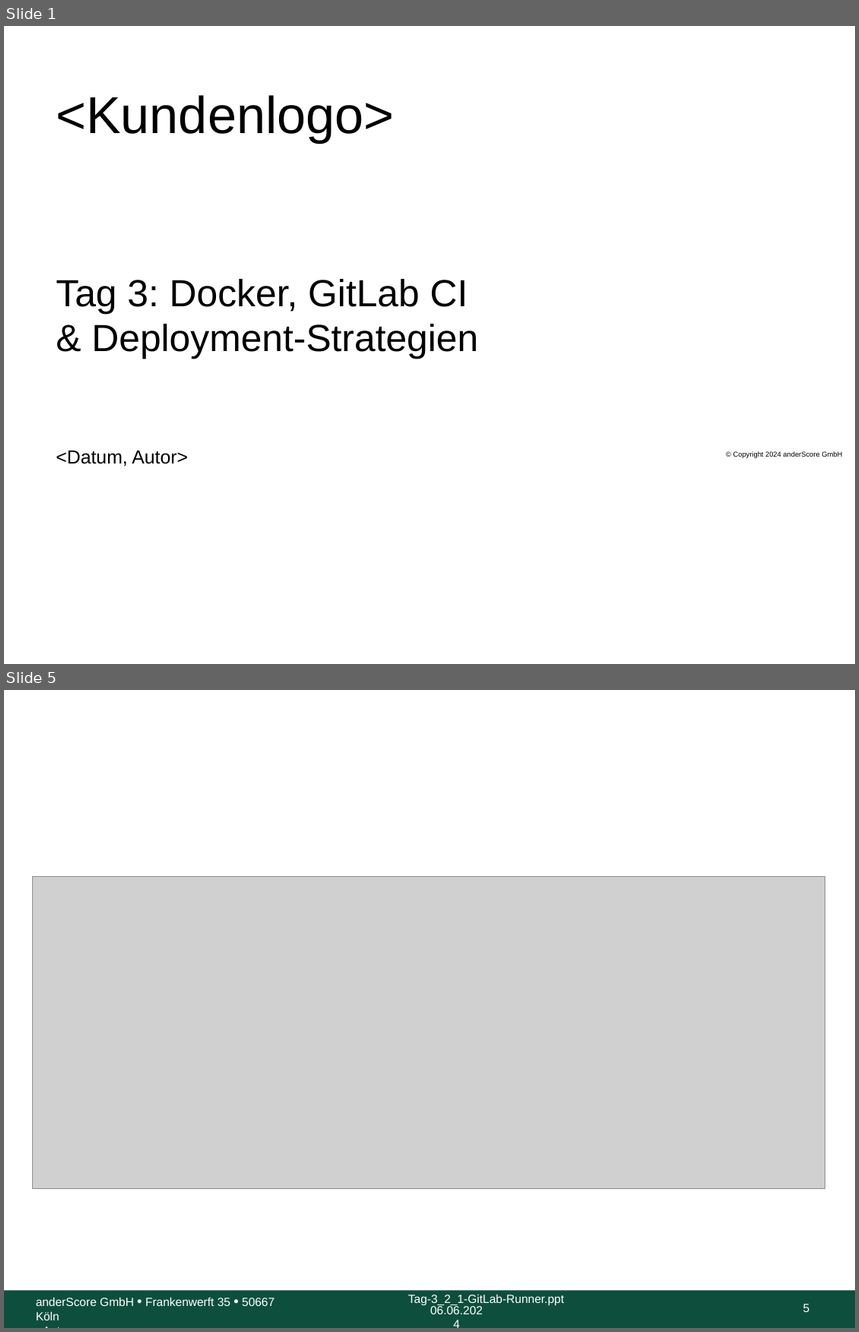
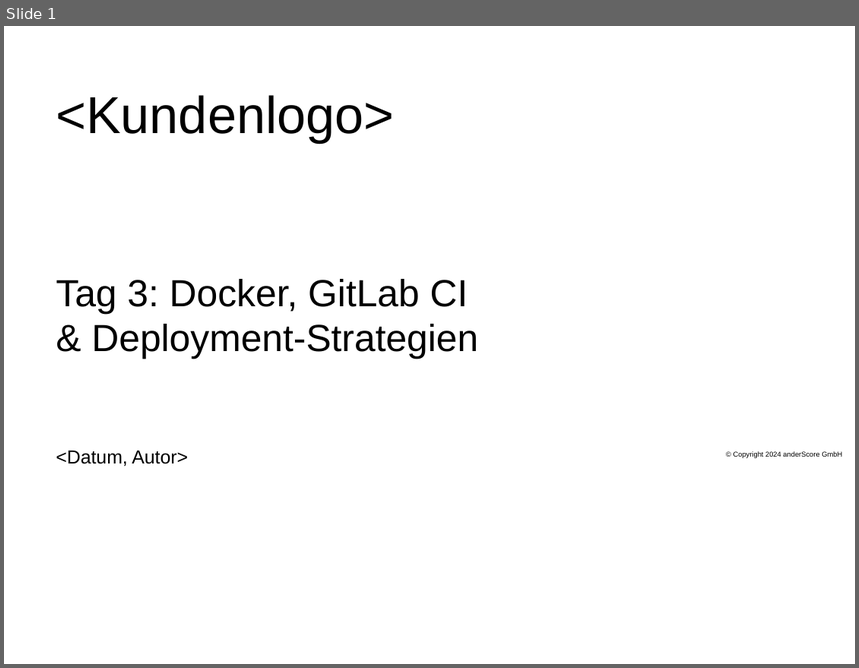
Before and after one commit to anderscore-gmbh/gitlab, a slide deck: slides/Tag-2_3-GitLab-Runner.pptx. Shown one above the other, each under a label of ours: slides 1 and 5 before the commit, slide 1 after it; the slides between them are not shown. The pictures are 859x1332 and 859x668 pixels, drawn with LibreOffice and Linux fonts; fonts in the diff are those of the drawing; grey boxes stand for pictures; background and template pictures are left out. Boxes give left, top, right and bottom in pixels: in the first picture for what was removed or moved away, otherwise in the second. Text is boxed around its words. In the diff, an @@ line names an element or a change of style, - is before the commit and + after.

```diff
--- a/slides/Tag-2_3-GitLab-Runner.pptx
+++ b/slides/Tag-2_3-GitLab-Runner.pptx
@@ slide 5 removed at [4, 690, 855, 1328], background #FFFFFF @@
@@ picture removed at [32, 876, 825, 1189] @@
@@ rectangle removed at [4, 1291, 855, 1328] @@
@@ text removed at [36, 1297, 275, 1321] @@
-anderScore GmbH • Frankenwerft 35 • 50667 Köln
-<Autor>
@@ text removed at [408, 1294, 564, 1306] @@
-Tag-3_2_1-GitLab-Runner.ppt
@@ text removed at [430, 1305, 483, 1315] @@
-06.06.2024
@@ page number removed at [804, 1304, 810, 1312] @@
-5
```
Also in this commit, not shown: 96 slides changed, 3 slides added, 2 other slides removed.
